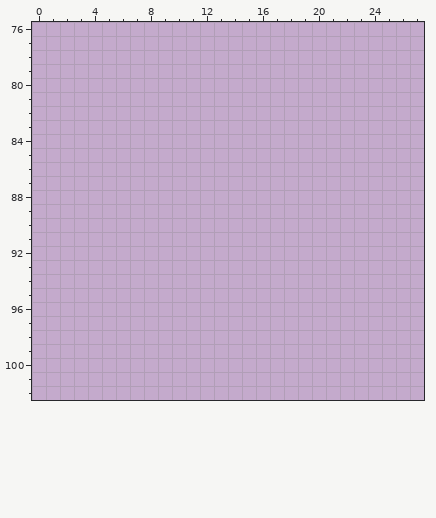
Pixel-art file, stored at assets/sprites/custom-art/status-effect-icons/status-effect-icons.aseprite. This is how it looked before the edit.
128x128 pixels, 1 frame. Colours within 5 levels of each other are drawn and written as one. Shown: x 0..27, y 76..102.
After:
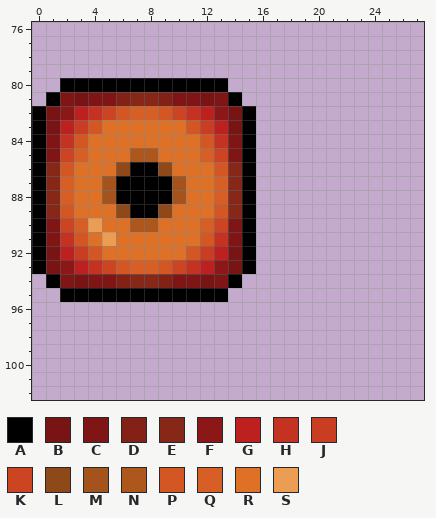
Palette (. is transparent): A #000000  B #781414  C #7f1515  D #832116  E #862717  F #8b1717  G #be2020  H #c53221  J #c93d22  K #cc4422  L #8f4818  M #a4531c  N #ad571d  P #d45623  Q #d75e24  R #df7126  S #eb9d54
Author's note on the commit: Add frenzy stacks status icon
Changes in this commit:
{"change": "layer \"frenzy-stacks/frenzy-icon\" added"}
{"change": "layer \"frenzy-stacks/Layer 8\" added"}
{"change": "layer \"frenzy-stacks/Layer 9\" soft light added"}
{"where": "layers \"frenzy-stacks/Layer 9\", \"frenzy-stacks/Layer 8\", \"frenzy-stacks/frenzy-icon\""}
{"y":80,"x":2,"old":"............","new":"AAAAAAAAAAAA"}
{"y":81,"x":1,"old":"..............","new":"ACBCCDEEDCCBCA"}
{"y":82,"x":0,"old":"................","new":"ABFGHKPQQPKHGFBA"}
{"y":83,"x":0,"old":"................","new":"ABGJPRRRRRRPJGBA"}
{"y":84,"x":0,"old":"................","new":"ACHPRRRRRRRRPHCA"}
{"y":85,"x":0,"old":"................","new":"ACKQRRRNNRRRQKCA"}
{"y":86,"x":0,"old":"................","new":"AEPRRRLAALRRRPEA"}
{"y":87,"x":0,"old":"................","new":"AEQRRMAAAAMRRQEA"}
{"y":88,"x":0,"old":"................","new":"AEQRRMAAAAMRRQEA"}
{"y":89,"x":0,"old":"................","new":"AEPRRRLAALRRRPEA"}
{"y":90,"x":0,"old":"................","new":"ACKQSRRNNRRRQKCA"}
{"y":91,"x":0,"old":"................","new":"ACHPRSRRRRRRPHCA"}
{"y":92,"x":0,"old":"................","new":"ABGJPRRRRRRPJGBA"}
{"y":93,"x":0,"old":"................","new":"ABFGHKPQQPKHGFBA"}
{"y":94,"x":1,"old":"..............","new":"ACBCCDEEDCCBCA"}
{"y":95,"x":2,"old":"............","new":"AAAAAAAAAAAA"}
{"label":"added","picture_box":[32,78,256,302]}
